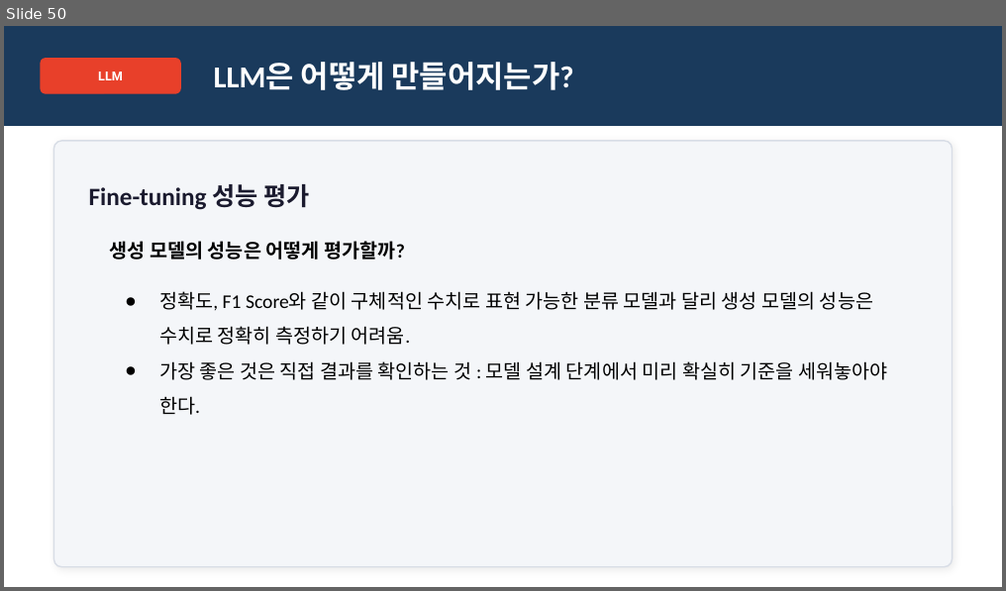
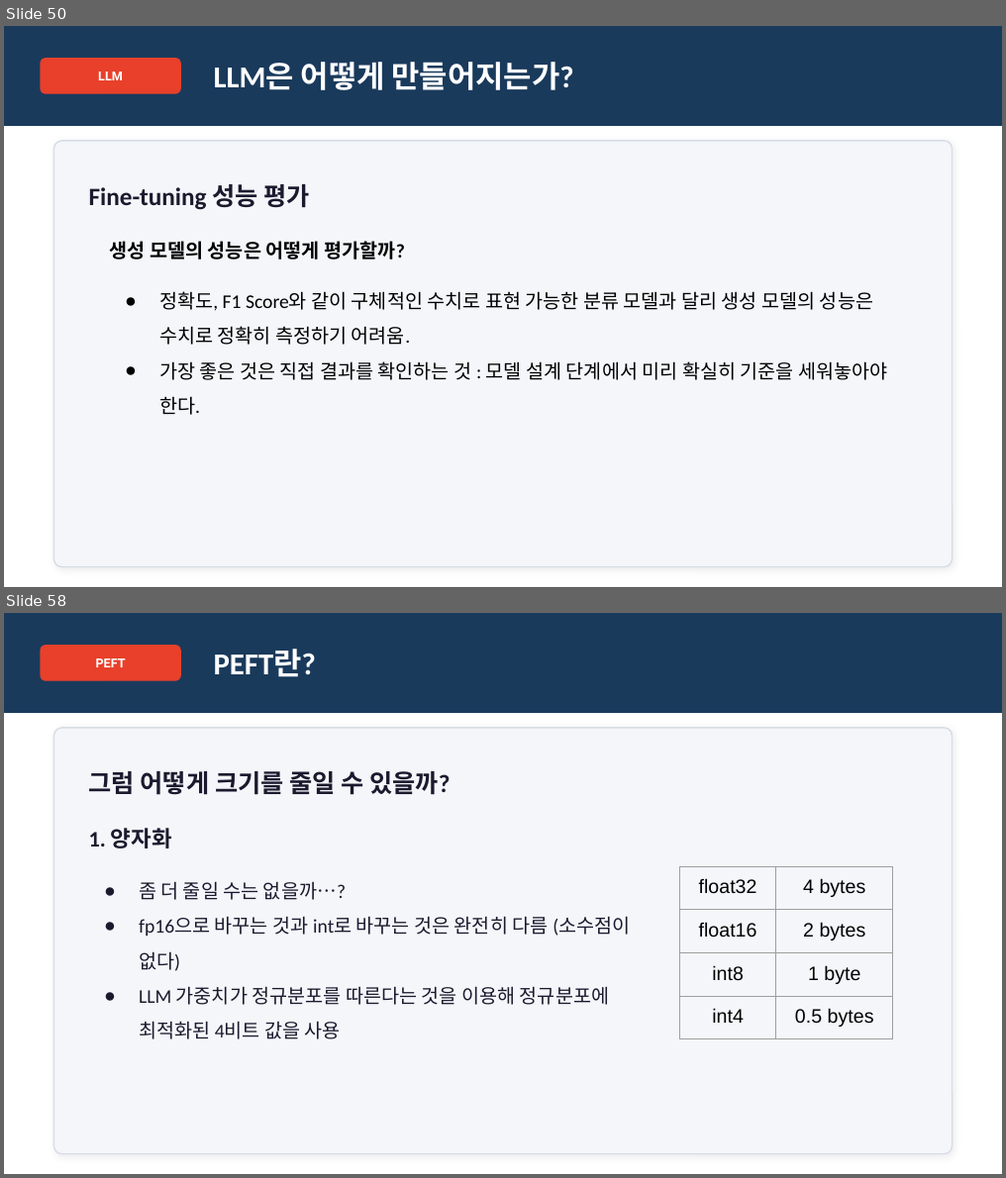
Before and after one commit to amyhong0/nvidia_ai_agent_engineer_course, a slide deck: LLM-fine-tuning-1.pptx. Shown one above the other, each under a label of ours: slide 50 before the commit, slides 50 and 58 after it; the slides between them are not shown. The pictures are 1006x591 and 1006x1178 pixels, drawn with LibreOffice and Linux fonts; fonts in the diff are those of the drawing. Boxes give left, top, right and bottom in pixels: in the first picture for what was removed or moved away, otherwise in the second. Text is boxed around its words. In the diff, an @@ line names an element or a change of style, - is before the commit and + after.

```diff
--- a/LLM-fine-tuning-1.pptx
+++ b/LLM-fine-tuning-1.pptx
@@ slide 58 added at (4, 613, 1002, 1174), background #FFFFFF @@
@@ rectangle added at (4, 613, 1002, 713), fill #1A3A5C, outline #1A3A5C 1 pt @@
@@ rounded rectangle added at (41, 645, 180, 680), fill #E8402A, outline #E8402A 1 pt @@
@@ text added at (96, 659, 126, 667), 9 pt, text #FFFFFF, bold @@
+PEFT
@@ text added at (214, 649, 316, 677), 22 pt, text #FFFFFF, bold @@
+PEFT란?
@@ rounded rectangle added at (54, 728, 952, 1154), fill #F4F6F9, outline #D8DDE6 1 pt @@
@@ text added at (89, 771, 450, 795), 18 pt, text #1A1A2E, bold @@
+그럼 어떻게 크기를 줄일 수 있을까?
@@ text added at (89, 828, 172, 849), 16 pt, text #1A1A2E, bold @@
+1. 양자화
@@ table added at (679, 866, 893, 1174), 4 rows, 2 columns @@
+float32 | 4 bytes
+float16 | 2 bytes
+int8 | 1 byte
+int4 | 0.5 bytes
@@ text added at (139, 881, 630, 1040), 14 pt, text #1A1A2E @@
+● 좀 더 줄일 수는 없을까…?
+● fp16으로 바꾸는 것과 int로 바꾸는 것은 완전히 다름 (소수점이 없다)
+● LLM 가중치가 정규분포를 따른다는 것을 이용해 정규분포에 최적화된 4비트 값을 사용
```
Also in this commit, not shown: 11 other slides added, 4 other files.
